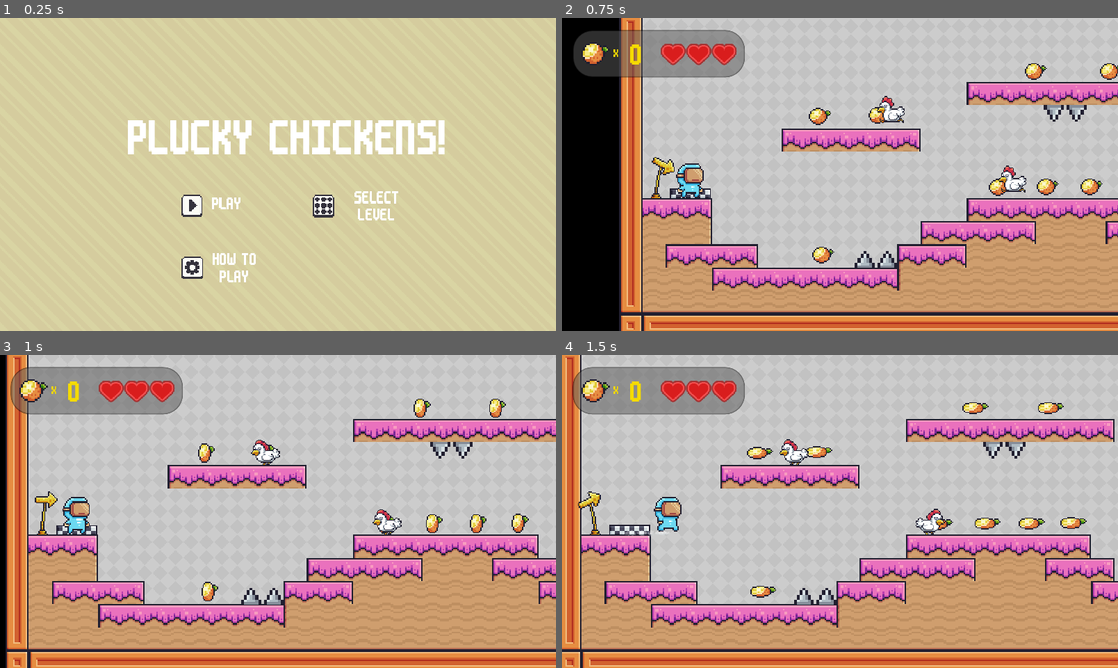
Above: before the commit, frames 1-4 (two rows, left to right).
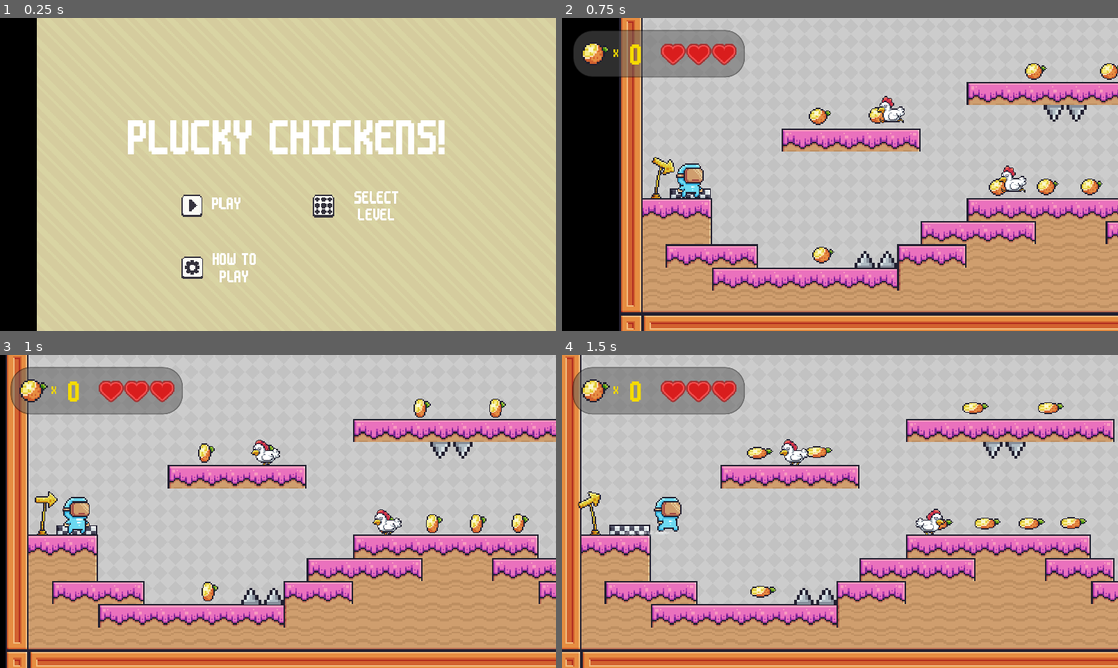
Above: after the commit, the same moments.

Repository: Cryo55ky/Plucky_Chickens
Game: Godot game, scene res://Scenes/main_menu.tscn
Two runs of this game, one before a commit and one after it. Both use one fixed random seed, a clock stepped at 60 frames per second and the inputs below.
Inputs:
- Up to frame 1 (0.25 s): no input
- Up to frame 2 (0.75 s): click "PLAY" at 0.5 s
- Up to frame 3 (1 s): no input
- Up to frame 4 (1.5 s): hold D (right) from 1.28 s (still down)

The runs differ from the first frame. In frame 1, 6.6% of the frame differs, in the area x 0-7%, y 0-100%; in frame 2, nothing differs; in frame 3, nothing differs; in frame 4, nothing differs.

Commit message:
Moved background in main menu
This is just a test

Diff:
--- a/Scenes/main_menu.tscn
+++ b/Scenes/main_menu.tscn
@@ -23,8 +23,10 @@
 
 [node name="TextureRect" type="TextureRect" parent="ParallaxBackground/ParallaxLayer"]
 texture_filter = 1
-offset_right = 1152.0
-offset_bottom = 649.0
+offset_left = 77.0
+offset_top = 49.0
+offset_right = 1229.0
+offset_bottom = 698.0
 texture = ExtResource("1_y8nop")
 stretch_mode = 1
 
